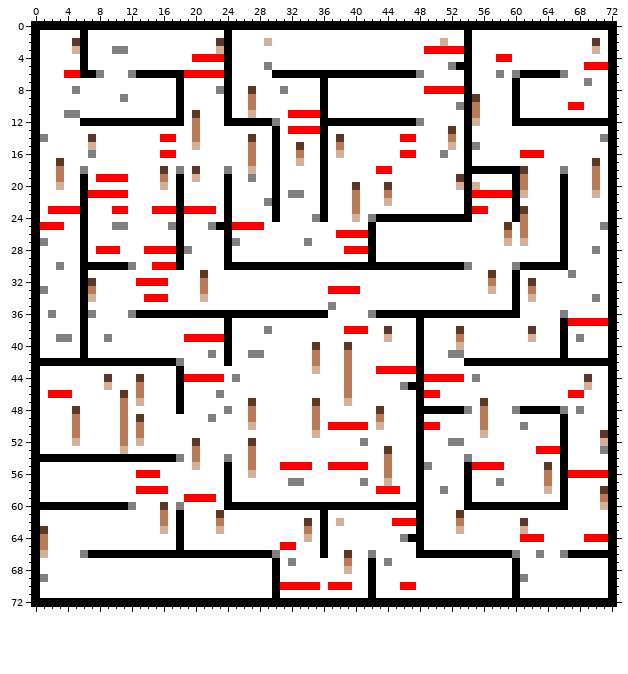
File history of a sprite sheet, BlockEngine/resources/gridSave.png. That is the earlier state.
The file is 73x73 pixels.
After:
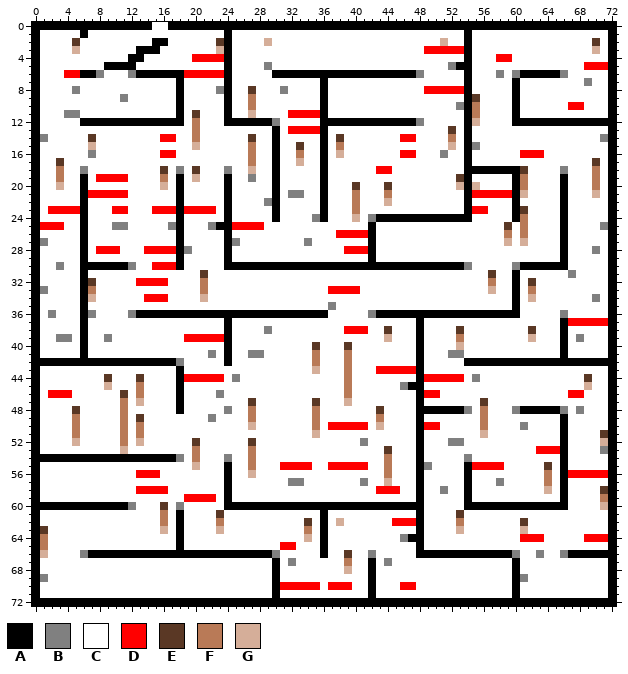
Palette (. is transparent): A #000000  B #808080  C #ffffff  D #ff0000  E #5a3825  F #b97a57  G #d5ae99
From old to new:
@@ x 4..18 @@
- 0 AAAAAAAAAAAAAAA
+ 0 AAAAAAAAAAACCAA
  1 CCACCCCCCCCCCCC
- 2 CEACCCCCCCCCCCC
- 3 CGACCCBBCCCCCCC
- 4 CCACCCCCCCCCCCC
- 5 CCACCCCCCCCCCCC
+ 2 CECCCCCCCCCAACC
+ 3 CGCCCCCCCAAACCC
+ 4 CCCCCCCCAACCCCC
+ 5 CCCCCAAAACCCCCC
  6 DDAABCCCBAAAAAA
